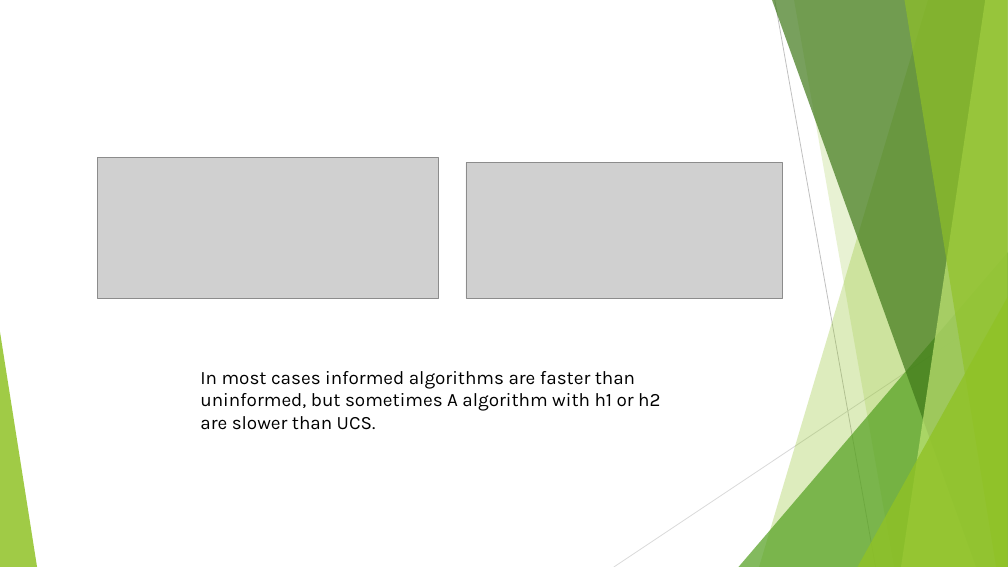
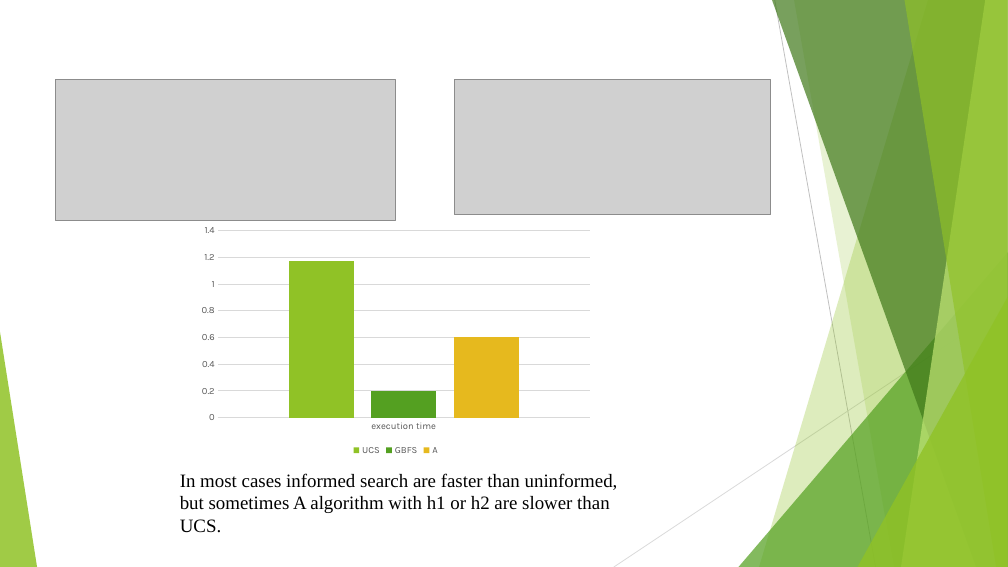
Before and after one commit to LittleNightmare/Mini-project2-for-COMP472, a slide deck: slide 7 of Analysis_sildes.pptx (slide 6 before the commit). Drawn at 1008x567 pixels with LibreOffice and Linux fonts; fonts in the diff are those of the drawing; grey boxes stand for pictures. Boxes give left, top, right and bottom in pixels: in the first picture for what was removed or moved away, otherwise in the second. Text is boxed around its words. In the diff, an @@ line names an element or a change of style, - is before the commit and + after.

```diff
--- a/Analysis_sildes.pptx
+++ b/Analysis_sildes.pptx
@@ picture: place and size @@
-picture at [98, 157, 438, 298]
+picture at [55, 79, 395, 220]
@@ picture: place and size @@
-picture at [466, 163, 783, 298]
+picture at [454, 79, 771, 215]
@@ column chart added at [194, 221, 598, 459] @@
+categories: execution time
+UCS: 1.18
+GBFS: 0.2
+A: 0.6
@@ text at [180, 473, 618, 533]: text changed; font Karla to Times New Roman @@
-In most cases informed algorithms are faster than uninformed, but sometimes A algorithm with h1 or h2 are slower than UCS.
+In most cases informed search are faster than uninformed, but sometimes A algorithm with h1 or h2 are slower than UCS.
```
Also in this commit, not shown: 5 other slides changed, 1 slide added.
